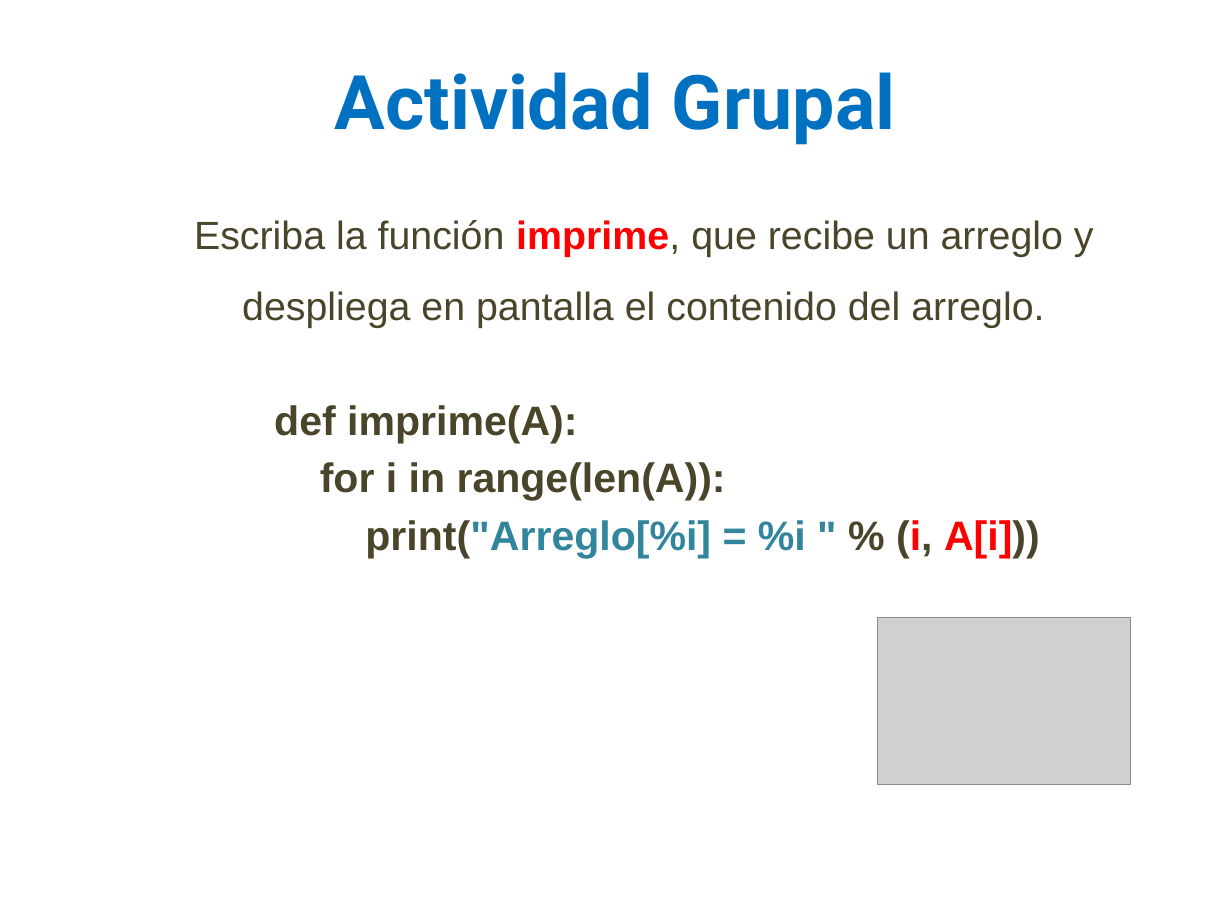
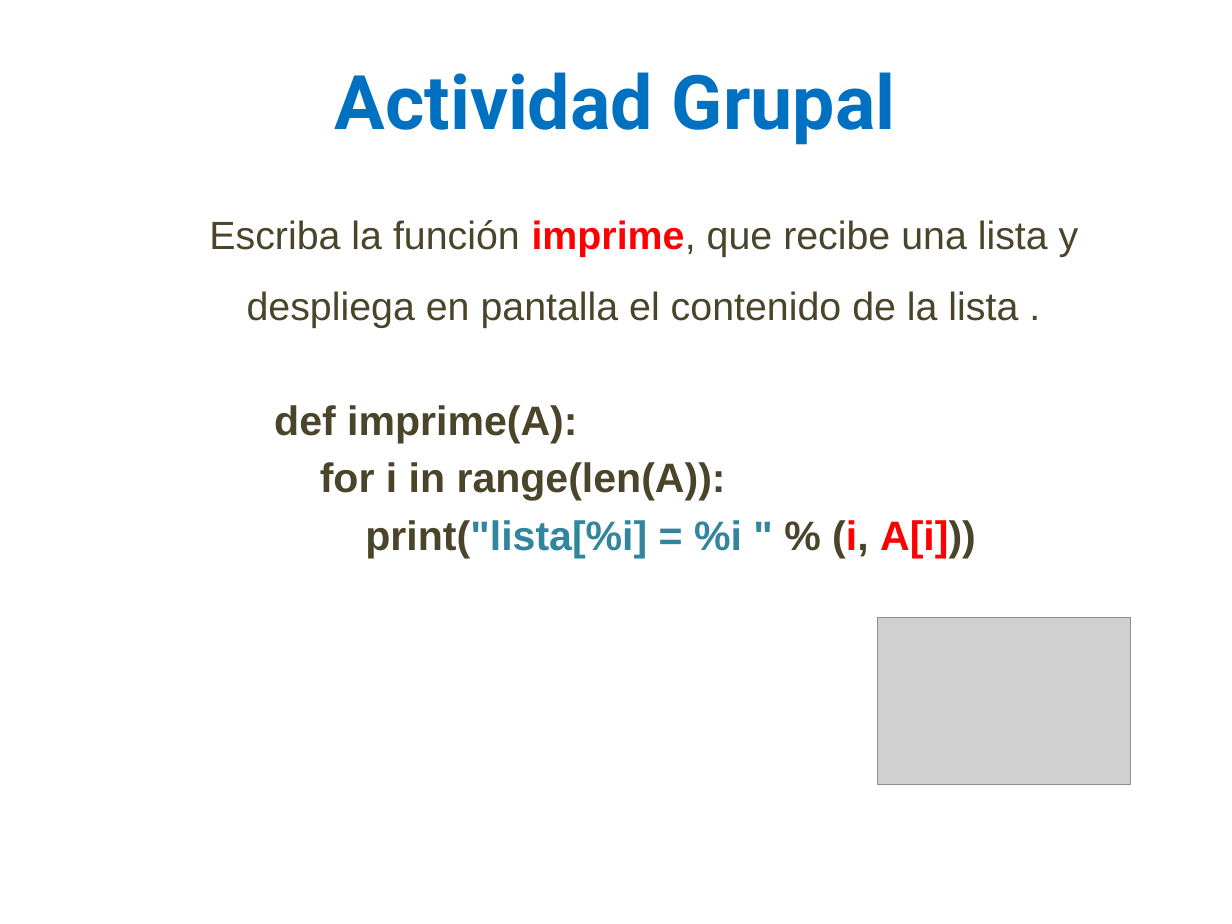
Before and after one commit to lizetheP/Analitica, a slide deck: slide 34 of Calendario2023/presentaciones/7_Listas.pptx. Drawn at 1232x924 pixels with LibreOffice and Linux fonts; fonts in the diff are those of the drawing; grey boxes stand for pictures. Boxes give left, top, right and bottom in pixels: in the first picture for what was removed or moved away, otherwise in the second. Text is boxed around its words. In the diff, an @@ line names an element or a change of style, - is before the commit and + after.

```diff
--- a/Calendario2023/presentaciones/7_Listas.pptx
+++ b/Calendario2023/presentaciones/7_Listas.pptx
@@ text at <box>209,220,1079,328</box>: text changed @@
-Escriba la función imprime, que recibe un arreglo y despliega en pantalla el contenido del arreglo.
+Escriba la función imprime, que recibe una lista y despliega en pantalla el contenido de la lista .
@@ text at <box>365,520,976,558</box>: text changed @@
-    print("Arreglo[%i] = %i " % (i, A[i]))
+    print("lista[%i] = %i " % (i, A[i]))
```
Also in this commit, not shown: 22 other slides changed, 1 other file.
